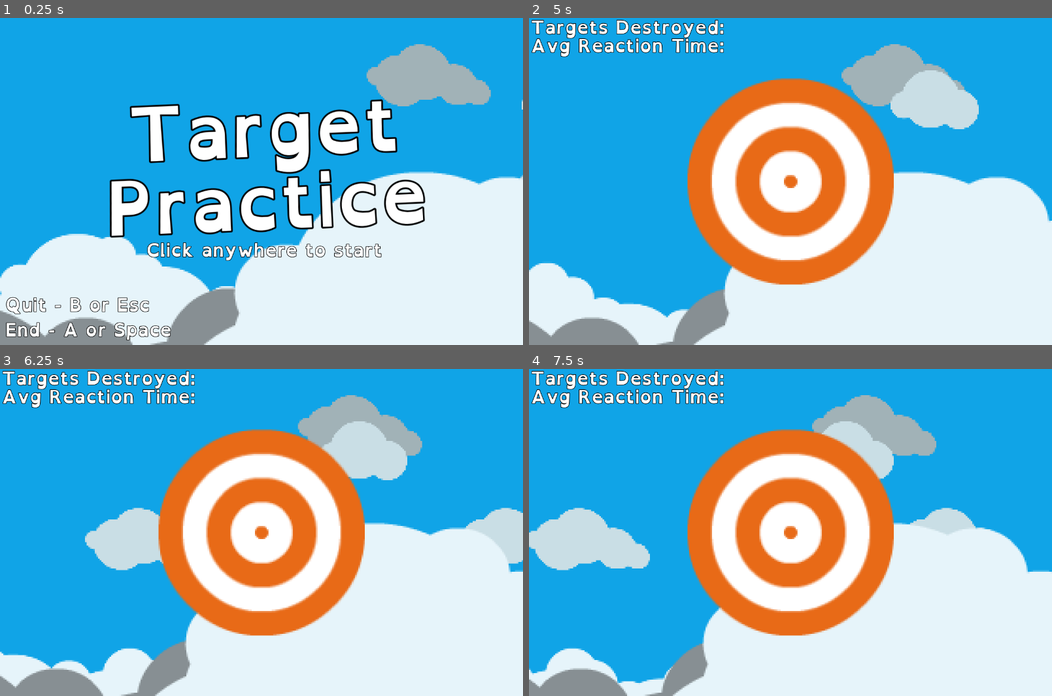
Above: before the commit, frames 1-4 (two rows, left to right).
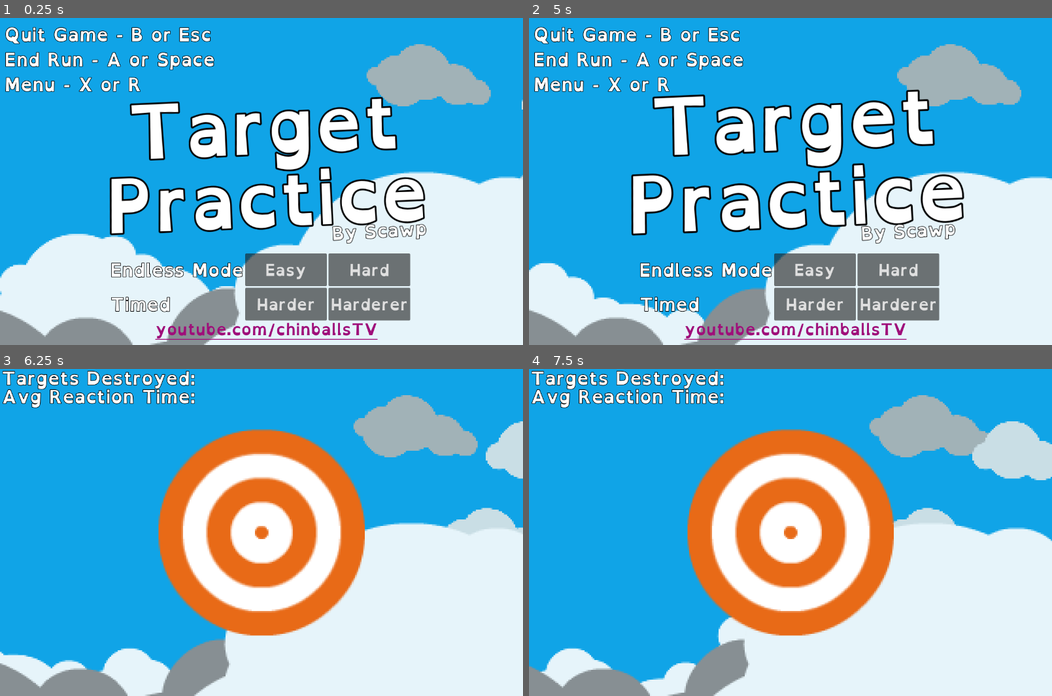
Above: after the commit, the same moments.

Repository: scawp/godot.target-practice
Game: Godot game, scene res://game.tscn
Same seed, same stepped clock (60 frames per second), same inputs: the game is played once before the commit and once after it.
Inputs (mouse positions are in pixels of both pictures, inside the frame that each line leads up to):
- Up to frame 1 (0.25 s): no input
- Up to frame 2 (5 s): click (900, 269) at 0.5 s, where only the run after the commit has a clickable "Hard"; move the mouse to (544, 57) at 1.27 s; hold Space (End Screen) 1.28-2.03 s; click (544, 57) at 1.42 s; tap H (Hard Mode) at 1.55, 2.1, 3.05, 3.6, 4.55 s; move the mouse to (790, 181) at 2.02 s; click (790, 181) at 2.17 s; tap Space (End Screen) at 2.3, 3.8 s; move the mouse to (842, 109) at 2.77 s; hold Space (End Screen) 2.78-3.53 s; click (842, 109) at 2.92 s; move the mouse to (764, 246) at 3.52 s; click (764, 246) at 3.67 s; move the mouse to (947, 230) at 4.27 s; hold Space (End Screen) from 4.28 s (still down); click (947, 230) at 4.42 s; tap R (Reload) at 4.9 s
- Up to frame 3 (6.25 s): release Space (End Screen) at 5 s; click (287, 656) at 5 s, where only the run after the commit has a clickable "Harder"; move the mouse to (104, 483) at 5.77 s; tap H (Hard Mode) at 5.85 s; click (104, 483) at 5.92 s; tap Space (End Screen) at 6.05 s
- Up to frame 4 (7.5 s): move the mouse to (816, 532) at 6.52 s; hold Space (End Screen) 6.53-7.28 s; click (816, 532) at 6.67 s; tap H (Hard Mode) at 6.8, 7.35 s; move the mouse to (712, 450) at 7.27 s; click (712, 450) at 7.42 s

The runs differ from the first frame. In frame 1, 18% of the frame differs, in the area x 1-82%, y 2-99%; in frame 2, 42%, in the area x 0-100%, y 0-100%; in frame 3, 13%; in frame 4, 13%.

Commit message:
Added levels and difficulty and some other jazz

Diff:
--- a/Target/target.gd
+++ b/Target/target.gd
@@ -7,6 +7,9 @@
 @onready var spawn_time := Time.get_ticks_msec()
 var end_time := 0.0
 var latancy := 0.0
+var missed := false
+
+var despawn := 0.0
 
 var hit_point := Vector2i()
 
@@ -20,14 +23,24 @@
 static var next_prio := 0
 static var summary = false
 
+func reset_hack():
+	total_latancy = 0.0
+	total_targets = 0
+	total_hit_point = Vector2i()
+	next_prio = 0
+	summary = false
+
+
 # Called when the node enters the scene tree for the first time.
 func _ready():
 	prio = next_prio
 	next_prio += 1
 	z_index = prio
-	#process_priority = prio
-	#process_physics_priority = prio
-	pass
+
+	if despawn > 0.0:
+		await get_tree().create_timer(despawn).timeout
+		missed = true
+		hide()
 
 func _init():
 	pass
--- a/game.gd
+++ b/game.gd
@@ -1,6 +1,10 @@
 extends Node2D
 
-var show_menu = true
+## Hello! this code was written badly
+## Don't judge
+## First to learn how to do something well,
+## you have to learn how to do it badly ;)
+
 var end_screen = false
 
 # Called when the node enters the scene tree for the first time.
@@ -16,8 +20,9 @@
 	if event.is_action_pressed("Quit"):
 		get_tree().quit()
 
-	#if event.is_action_pressed("Reload"):
-	#	get_tree().reload_current_scene()
+	if event.is_action_pressed("Reload"):
+		end_screen = false
+		get_tree().reload_current_scene()
 
 	if event.is_action_pressed("Fullscreen"):
 		if DisplayServer.window_get_mode() == 0:
@@ -25,20 +30,62 @@
 		else:
 			DisplayServer.window_set_mode(0)
 
-	if $"Main Menu".visible:
-		if event.is_action_pressed("Hard Mode"):
-			$SubViewportContainer/SubViewport2/TargetSpawner.hard_mode = !$SubViewportContainer/SubViewport2/TargetSpawner.hard_mode
+	if event.is_action_pressed("End Screen") and !end_screen and !$"Main Menu".is_visible_in_tree():
+		show_end_screen()
 
-		if (event is InputEventMouseButton) and event.pressed:
-			$GUI.visible = true
-			$"Main Menu".visible = false
-			$SubViewportContainer/SubViewport2/TargetSpawner.visible = true
-			$AudioStreamPlayer2.play()
-			get_viewport().set_input_as_handled()
 
-	if event.is_action_pressed("End Screen") and !end_screen:
-		end_screen = true
-		$SubViewportContainer/SubViewport2/TargetSpawner.visible = false
-		$SubViewportContainer/SubViewport2/Summary.visible = true
-		$GUI/VBoxContainer.visible = true
-		$SubViewportContainer/SubViewport2/Summary.spawn_holes()
+func show_end_screen():
+	end_screen = true
+	$SubViewportContainer/SubViewport2/TargetSpawner.visible = false
+	$SubViewportContainer/SubViewport2/Summary.visible = true
+	$GUI/VBoxContainer.visible = true
+	$SubViewportContainer/SubViewport2/Summary.spawn_holes()
+
+
+func _on_easy_pressed():
+	$SubViewportContainer/SubViewport2/TargetSpawner.hard_mode = false
+	$GUI.visible = true
+	$"Main Menu".visible = false
+	$SubViewportContainer/SubViewport2/TargetSpawner.visible = true
+	$AudioStreamPlayer2.play()
+	$SubViewportContainer/SubViewport2/TargetSpawner.spawn_new(true)
+	get_viewport().set_input_as_handled()
+
+
+func _on_hard_pressed():
+	$SubViewportContainer/SubViewport2/TargetSpawner.hard_mode = true
+	$GUI.visible = true
+	$"Main Menu".visible = false
+	$SubViewportContainer/SubViewport2/TargetSpawner.visible = true
+	$AudioStreamPlayer2.play()
+	$SubViewportContainer/SubViewport2/TargetSpawner.spawn_new(true)
+	get_viewport().set_input_as_handled()
+
+
+func _on_harder_pressed():
+	$SubViewportContainer/SubViewport2/TargetSpawner.hard_mode = false
+	$SubViewportContainer/SubViewport2/TargetSpawner.spawn_on_death = false
+	$SubViewportContainer/SubViewport2/TargetSpawner.despawn_on = true
+	$SubViewportContainer/SubViewport2/TargetSpawner.max_spawns = 20
+	$GUI.visible = true
+	$"Main Menu".visible = false
+	$SubViewportContainer/SubViewport2/TargetSpawner.visible = true
+	$AudioStreamPlayer2.play()
+	$SubViewportContainer/SubViewport2/TargetSpawner.spawn_new(true)
+	get_viewport().set_input_as_handled()
+
+
+func _on_harderer_pressed():
+	$SubViewportContainer/SubViewport2/TargetSpawner.hard_mode = false
+	$SubViewportContainer/SubViewport2/TargetSpawner.harderer_mode = true
+	$SubViewportContainer/SubViewport2/TargetSpawner.spawn_on_death = false
+	$SubViewportContainer/SubViewport2/TargetSpawner.despawn_on = true
+	$SubViewportContainer/SubViewport2/TargetSpawner.max_spawns = 20
+	$SubViewportContainer/SubViewport2/TargetSpawner.spawn_rate = 0.8
+	$SubViewportContainer/SubViewport2/TargetSpawner.despawn_rate = 1.6
+	$GUI.visible = true
+	$"Main Menu".visible = false
+	$SubViewportContainer/SubViewport2/TargetSpawner.visible = true
+	$AudioStreamPlayer2.play()
+	$SubViewportContainer/SubViewport2/TargetSpawner.spawn_new(true)
+	get_viewport().set_input_as_handled()
--- a/game.tscn
+++ b/game.tscn
@@ -112,6 +112,8 @@
 
 [node name="TargetSpawner" parent="SubViewportContainer/SubViewport2" instance=ExtResource("3_om7tu")]
 visible = false
+despawn_on = false
+despawn_rate = 2.0
 
 [node name="Summary" parent="SubViewportContainer/SubViewport2" instance=ExtResource("4_ouqcb")]
 visible = false
@@ -137,9 +139,9 @@
 anchor_right = 0.5
 anchor_bottom = 0.5
 offset_left = -20.0
-offset_top = -20.0
+offset_top = -26.0
 offset_right = 1113.0
-offset_bottom = 692.0
+offset_bottom = 686.0
 grow_horizontal = 2
 grow_vertical = 2
 rotation = -0.0436332
@@ -150,6 +152,7 @@
 vertical_alignment = 1
 
 [node name="AvgLabel" type="Label" parent="Main Menu"]
+visible = false
 layout_mode = 0
 offset_left = 290.0
 offset_top = 493.0
@@ -159,15 +162,97 @@
 label_settings = ExtResource("7_gx8ud")
 horizontal_alignment = 2
 
+[node name="Link" type="Label" parent="Main Menu"]
+visible = false
+layout_mode = 0
+offset_left = 290.0
+offset_top = 493.0
+offset_right = 870.0
+offset_bottom = 573.0
+text = "Click anywhere to start"
+label_settings = ExtResource("7_gx8ud")
+horizontal_alignment = 2
+
+[node name="By Scawp" type="Label" parent="Main Menu"]
+layout_mode = 0
+offset_left = 744.0
+offset_top = 453.0
+offset_right = 977.0
+offset_bottom = 533.0
+rotation = -0.0558505
+text = "By Scawp"
+label_settings = ExtResource("7_gx8ud")
+horizontal_alignment = 2
+
 [node name="Instructions" type="Label" parent="Main Menu"]
-layout_mode = 0
-offset_left = -53.0
-offset_top = 627.0
-offset_right = 356.0
-offset_bottom = 768.0
-text = "Quit - B or Esc
-End - A or Space"
+layout_mode = 1
+offset_left = -55.0
+offset_top = -34.0
+offset_right = 354.0
+offset_bottom = 107.0
+text = "Quit Game - B or Esc
+End Run - A or Space
+Menu - X or R "
 label_settings = SubResource("LabelSettings_engvq")
+
+[node name="GridContainer" type="GridContainer" parent="Main Menu"]
+layout_mode = 0
+offset_left = 204.0
+offset_top = 542.0
+offset_right = 938.0
+offset_bottom = 762.0
+columns = 3
+
+[node name="Endless" type="Label" parent="Main Menu/GridContainer"]
+layout_mode = 2
+text = "Endless Mode"
+label_settings = ExtResource("7_gx8ud")
+
+[node name="Easy" type="Button" parent="Main Menu/GridContainer"]
+custom_minimum_size = Vector2(200, 2.08165e-12)
+layout_mode = 2
+theme_override_fonts/font = ExtResource("5_pp5fp")
+theme_override_font_sizes/font_size = 40
+text = "Easy"
+
+[node name="Hard" type="Button" parent="Main Menu/GridContainer"]
+custom_minimum_size = Vector2(200, 2.08165e-12)
+layout_mode = 2
+theme_override_fonts/font = ExtResource("5_pp5fp")
+theme_override_font_sizes/font_size = 40
+text = "Hard"
+
+[node name="Endless2" type="Label" parent="Main Menu/GridContainer"]
+layout_mode = 2
+text = "Timed"
+label_settings = ExtResource("7_gx8ud")
+
+[node name="Harder" type="Button" parent="Main Menu/GridContainer"]
+custom_minimum_size = Vector2(200, 2.08165e-12)
+layout_mode = 2
+theme_override_fonts/font = ExtResource("5_pp5fp")
+theme_override_font_sizes/font_size = 40
+text = "Harder"
+
+[node name="Harderer" type="Button" parent="Main Menu/GridContainer"]
+custom_minimum_size = Vector2(200, 2.08165e-12)
+layout_mode = 2
+theme_override_fonts/font = ExtResource("5_pp5fp")
+theme_override_font_sizes/font_size = 40
+text = "Harderer"
+
+[node name="LinkButton" type="LinkButton" parent="Main Menu"]
+layout_mode = 0
+offset_left = 314.0
+offset_top = 692.0
+offset_right = 859.0
+offset_bottom = 762.0
+theme_override_colors/font_color = Color(0.623529, 0.054902, 0.478431, 1)
+theme_override_colors/font_hover_color = Color(0.427626, 0.021164, 0.324173, 1)
+theme_override_fonts/font = ExtResource("5_pp5fp")
+theme_override_font_sizes/font_size = 40
+text = "youtube.com/chinballsTV"
+uri = "https://youtube.com/chinballsTV"
 
 [node name="GUI" type="Control" parent="."]
 visible = false
@@ -277,10 +362,15 @@
 
 [node name="AudioStreamPlayer" type="AudioStreamPlayer" parent="."]
 stream = SubResource("AudioStreamRandomizer_ib3g8")
-volume_db = -9.743
+volume_db = -17.353
 max_polyphony = 3
 
 [node name="BGM" type="AudioStreamPlayer" parent="."]
 stream = ExtResource("11_ub1vk")
 volume_db = -30.0
 autoplay = true
+
+[connection signal="pressed" from="Main Menu/GridContainer/Easy" to="." method="_on_easy_pressed"]
+[connection signal="pressed" from="Main Menu/GridContainer/Hard" to="." method="_on_hard_pressed"]
+[connection signal="pressed" from="Main Menu/GridContainer/Harder" to="." method="_on_harder_pressed"]
+[connection signal="pressed" from="Main Menu/GridContainer/Harderer" to="." method="_on_harderer_pressed"]
--- a/project.godot
+++ b/project.godot
@@ -27,6 +27,10 @@
 mouse_cursor/custom_image="res://Assets/crosshair_outline_large.png"
 mouse_cursor/custom_image_hotspot=Vector2(25, 25)
 
+[editor]
+
+movie_writer/movie_file="E:/godot/godot.target-practice/Videos/Demo.avi"
+
 [input]
 
 Quit={
@@ -38,6 +42,7 @@
 Reload={
 "deadzone": 0.5,
 "events": [Object(InputEventKey,"resource_local_to_scene":false,"resource_name":"","device":-1,"window_id":0,"alt_pressed":false,"shift_pressed":false,"ctrl_pressed":false,"meta_pressed":false,"pressed":false,"keycode":0,"physical_keycode":82,"key_label":0,"unicode":114,"echo":false,"script":null)
+, Object(InputEventJoypadButton,"resource_local_to_scene":false,"resource_name":"","device":-1,"button_index":2,"pressure":0.0,"pressed":false,"script":null)
 ]
 }
 Fullscreen={
--- a/spawner.gd
+++ b/spawner.gd
@@ -2,18 +2,40 @@
 
 @export var target_scene: PackedScene
 @export var spawn_points: Array[Marker2D]
+@export var spawn_on_death := true
 @export var spawn_rate: float = 1.0
-@export var spawn_on_death := true
+@export var despawn_on := true
+@export var despawn_rate: float = 1.0
+@export var max_spawns: int = 0
 #var targets: Array[PackedScene]
 var min: Vector2i
 var max: Vector2i
 var hard_mode = false
+var harderer_mode = false
+var harderer_scale = Vector2i(1.0, 1.0)
+var current_spawn: int = 0
 
-func spawn_new():
+func spawn_new(reset_hack = false):
+	current_spawn += 1
+	if max_spawns > 0 and current_spawn > max_spawns:
+		await get_tree().create_timer(despawn_rate + 0.2).timeout
+		$"../../..".show_end_screen()
+		return
+
 	var new_target = target_scene.instantiate()
+
+	if reset_hack:
+		#wtf man :p
+		new_target.reset_hack()
 
 	if hard_mode:
 		new_target.scale = Vector2(0.667, 0.667)
+	elif harderer_mode:
+		new_target.scale = harderer_scale
+		harderer_scale = harderer_scale * 0.94
+
+	if despawn_on:
+		new_target.despawn = despawn_rate
 
 	new_target.start_position(
 		Vector2i(
@@ -21,8 +43,8 @@
 			randi_range(min.y, max.y)))
 	new_target.connect("target_cords", _on_target_cords)
 	add_child(new_target)
-	await get_tree().create_timer(spawn_rate).timeout
 	if spawn_on_death == false:
+		await get_tree().create_timer(spawn_rate).timeout
 		spawn_new()
 
 func clamp_spawn_points():
@@ -33,7 +55,7 @@
 func _ready():
 	%ExciteText.text = ""
 	clamp_spawn_points()
-	spawn_new()
+	#spawn_new()
 
 func _on_target_cords(cords: Vector2):
 	var dist: float = cords.distance_to(Vector2(0,0))
@@ -45,7 +67,7 @@
 	var enableBounce := false
 	var height = %ExciteText.height
 	if dist < 3:
-		#$"../../../AudioStreamPlayer2".play()
+		#$"../../../AudioStreamPlayer2".play() #annoying
 		label = "Perfect!!!"
 		enabled = true
 		multi = true
